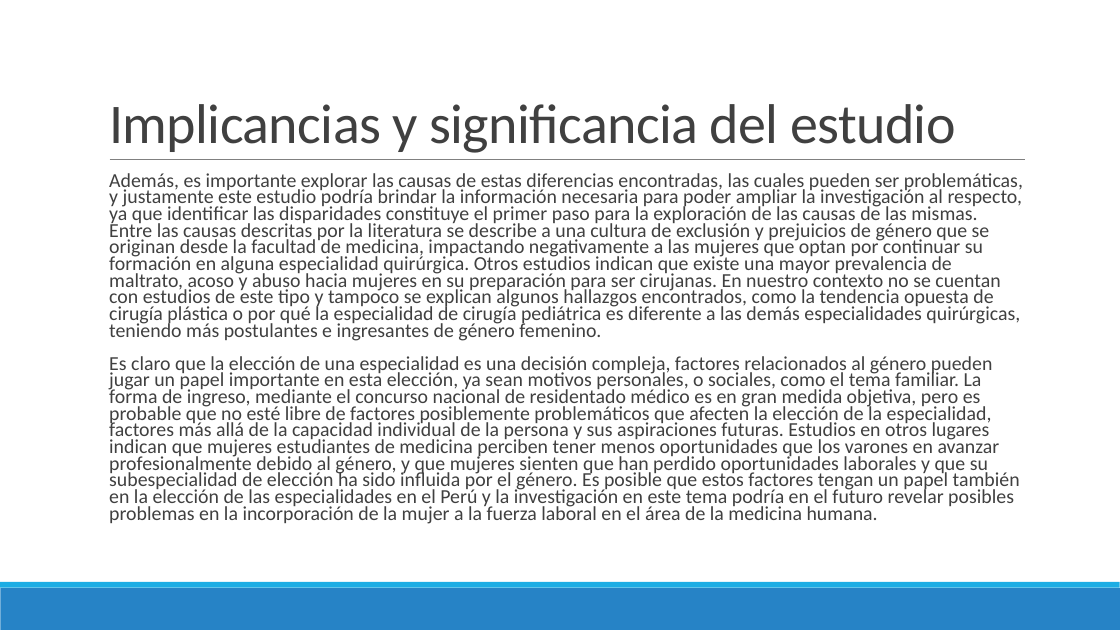
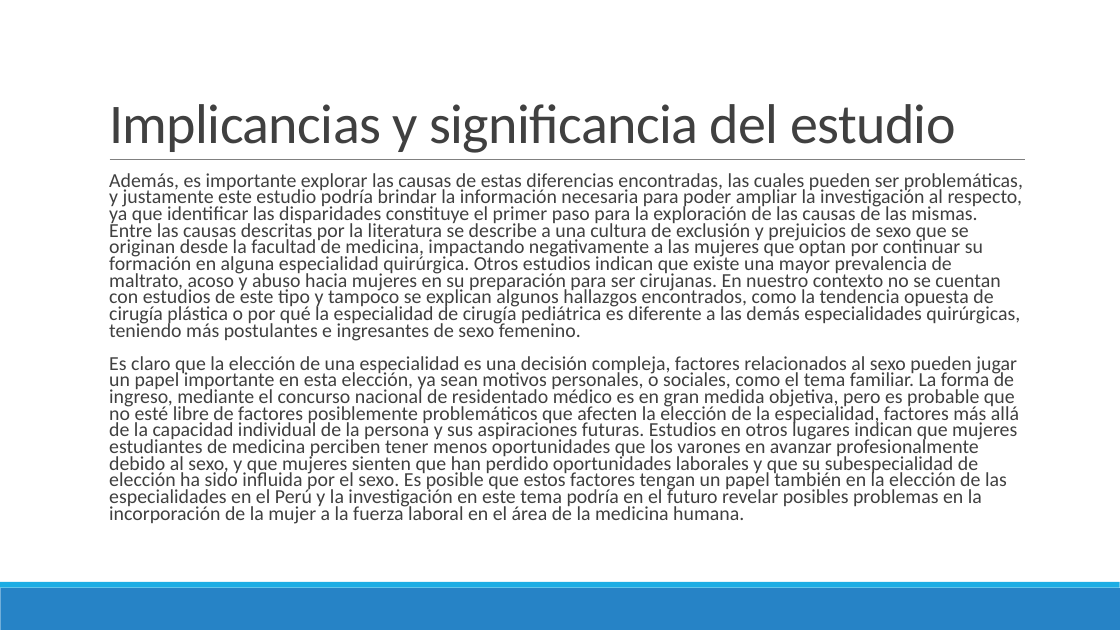
Before and after one commit to danimedi/tesis_genero_especialidades, a slide deck: slide 64 of doc/diapositivas_sustentacion_tesis.pptx. Drawn at 1120x630 pixels with LibreOffice and Linux fonts; fonts in the diff are those of the drawing. Boxes give left, top, right and bottom in pixels: in the first picture for what was removed or moved away, otherwise in the second. Text is boxed around its words. In the diff, an @@ line names an element or a change of style, - is before the commit and + after.

```diff
--- a/doc/diapositivas_sustentacion_tesis.pptx
+++ b/doc/diapositivas_sustentacion_tesis.pptx
@@ text at (x1=109, y1=173, x2=1023, y2=524): text changed @@
-  Además, es importante explorar las causas de estas diferencias encontradas, las cuales pueden ser problemáticas, y justamente este estudio podría brindar la información necesaria para poder ampliar la investigación al respecto, ya que identificar las disparidades constituye el primer paso para la exploración de las causas de las mismas. Entre las causas descritas por la literatura se describe a una cultura de exclusión y prejuicios de género que se originan desde la facultad de medicina, impactando negativamente a las mujeres que optan por continuar su formación en alguna especialidad quirúrgica. Otros estudios indican que existe una mayor prevalencia de maltrato, acoso y abuso hacia mujeres en su preparación para ser cirujanas. En nuestro contexto no se cuentan con estudios de este tipo y tampoco se explican algunos hallazgos encontrados, como la tendencia opuesta de cirugía plástica o por qué la especialidad de cirugía pediátrica es diferente a las demás especialidades quirúrgicas, teniendo más postulantes e ingresantes de género femenino.
-  Es claro que la elección de una especialidad es una decisión compleja, factores relacionados al género pueden jugar un papel importante en esta elección, ya sean motivos personales, o sociales, como el tema familiar. La forma de ingreso, mediante el concurso nacional de residentado médico es en gran medida objetiva, pero es probable que no esté libre de factores posiblemente problemáticos que afecten la elección de la especialidad, factores más allá de la capacidad individual de la persona y sus aspiraciones futuras. Estudios en otros lugares indican que mujeres estudiantes de medicina perciben tener menos oportunidades que los varones en avanzar profesionalmente debido al género, y que mujeres sienten que han perdido oportunidades laborales y que su subespecialidad de elección ha sido influida por el género. Es posible que estos factores tengan un papel también en la elección de las especialidades en el Perú y la investigación en este tema podría en el futuro revelar posibles problemas en la incorporación de la mujer a la fuerza laboral en el área de la medicina humana.
+  Además, es importante explorar las causas de estas diferencias encontradas, las cuales pueden ser problemáticas, y justamente este estudio podría brindar la información necesaria para poder ampliar la investigación al respecto, ya que identificar las disparidades constituye el primer paso para la exploración de las causas de las mismas. Entre las causas descritas por la literatura se describe a una cultura de exclusión y prejuicios de sexo que se originan desde la facultad de medicina, impactando negativamente a las mujeres que optan por continuar su formación en alguna especialidad quirúrgica. Otros estudios indican que existe una mayor prevalencia de maltrato, acoso y abuso hacia mujeres en su preparación para ser cirujanas. En nuestro contexto no se cuentan con estudios de este tipo y tampoco se explican algunos hallazgos encontrados, como la tendencia opuesta de cirugía plástica o por qué la especialidad de cirugía pediátrica es diferente a las demás especialidades quirúrgicas, teniendo más postulantes e ingresantes de sexo femenino.
+  Es claro que la elección de una especialidad es una decisión compleja, factores relacionados al sexo pueden jugar un papel importante en esta elección, ya sean motivos personales, o sociales, como el tema familiar. La forma de ingreso, mediante el concurso nacional de residentado médico es en gran medida objetiva, pero es probable que no esté libre de factores posiblemente problemáticos que afecten la elección de la especialidad, factores más allá de la capacidad individual de la persona y sus aspiraciones futuras. Estudios en otros lugares indican que mujeres estudiantes de medicina perciben tener menos oportunidades que los varones en avanzar profesionalmente debido al sexo, y que mujeres sienten que han perdido oportunidades laborales y que su subespecialidad de elección ha sido influida por el sexo. Es posible que estos factores tengan un papel también en la elección de las especialidades en el Perú y la investigación en este tema podría en el futuro revelar posibles problemas en la incorporación de la mujer a la fuerza laboral en el área de la medicina humana.
```
Also in this commit, not shown: 48 other slides changed, 2 other files.
